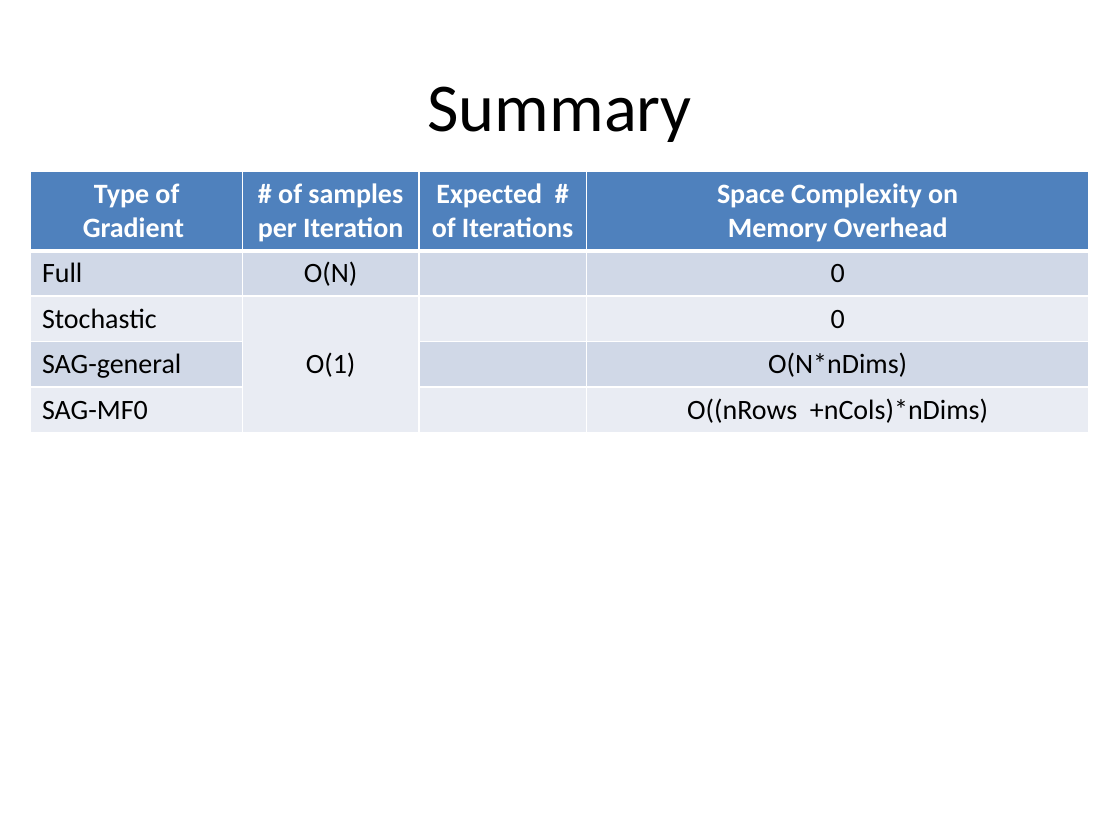
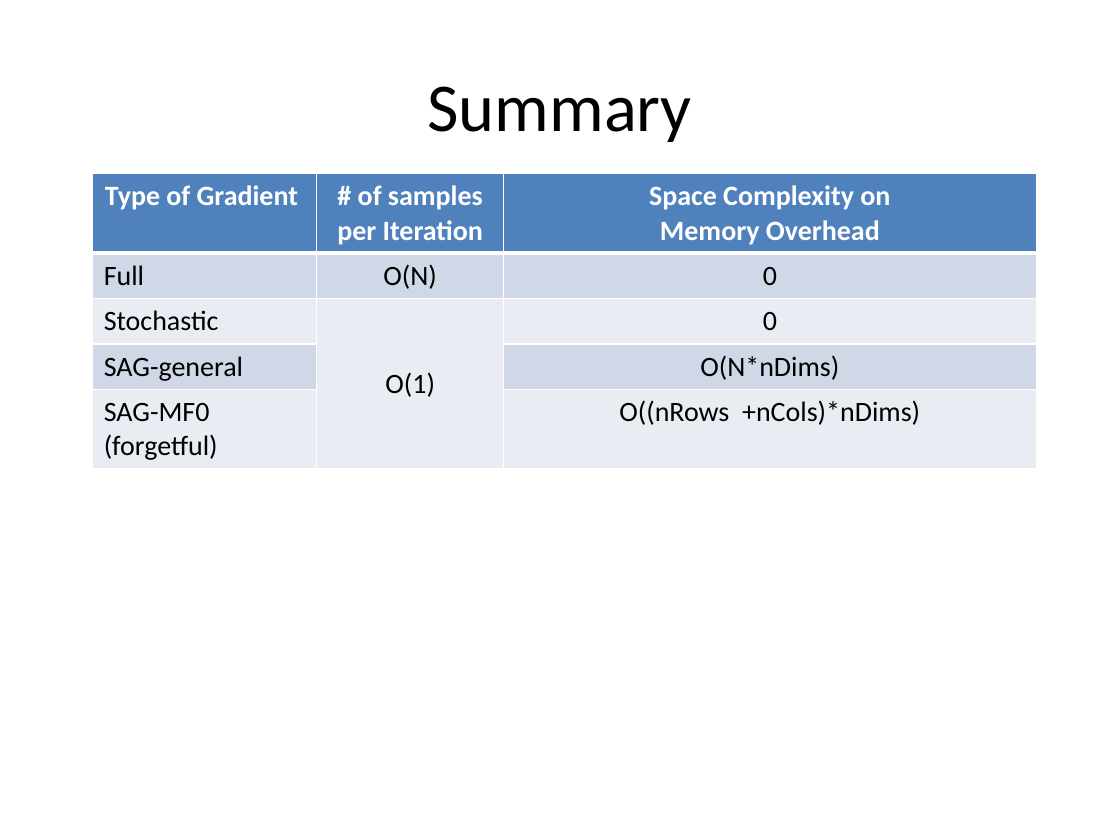
Before and after one commit to jamestklo/MatrixFactorizationMatlab, a slide deck: slide 23 of cs534L-SAGmf.pptx (slide 18 before the commit). Drawn at 1120x840 pixels with LibreOffice and Linux fonts; fonts in the diff are those of the drawing. Boxes give left, top, right and bottom in pixels: in the first picture for what was removed or moved away, otherwise in the second. Text is boxed around its words. In the diff, an @@ line names an element or a change of style, - is before the commit and + after.

```diff
--- a/cs534L-SAGmf.pptx
+++ b/cs534L-SAGmf.pptx
@@ table at [93,174,1037,467] @@
-column 1, row 5: SAG-MF0
+column 1, row 5: SAG-MF0 (forgetful)
-column 3: Expected # of Iterations |  |  |  | 
@@ table: place and size @@
-table at [31,171,1090,431]
+table at [93,174,1037,467]
```
Also in this commit, not shown: 10 other slides changed, 6 slides added.
